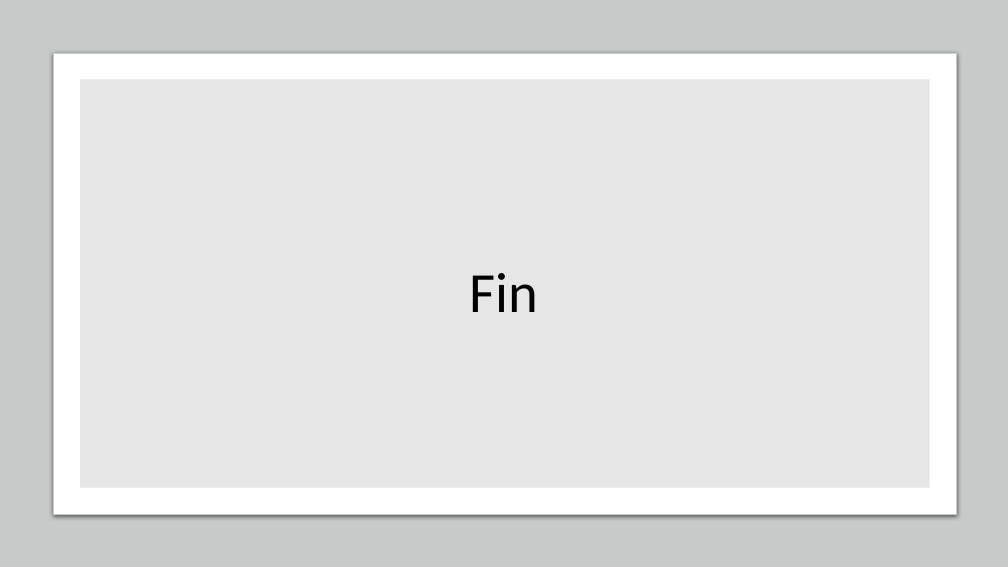
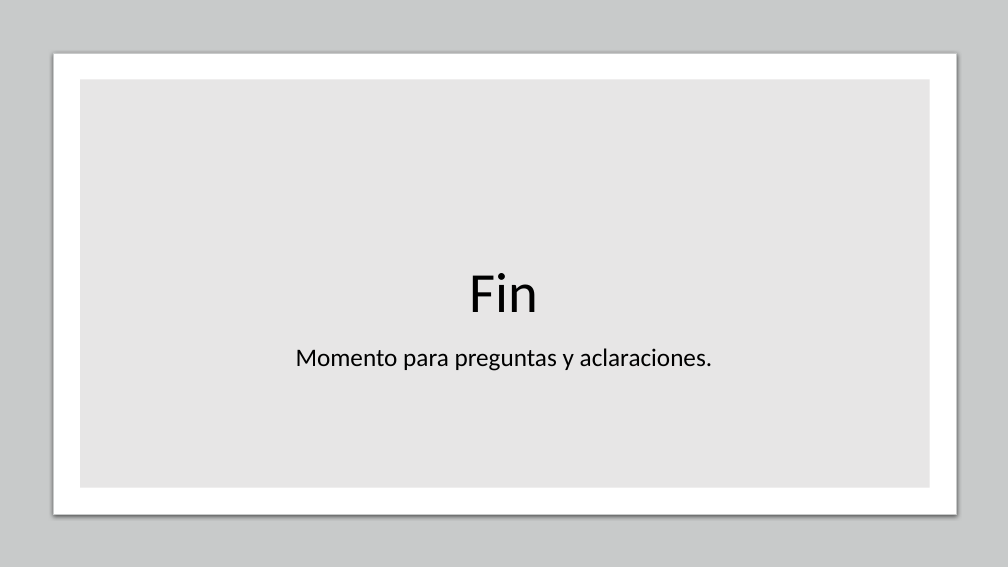
Before and after one commit to alfonsodiezramirez-upm/vagrant-ELK-edgeCluster, a slide deck: slide 28 of Presentación PFM.pptx (slide 26 before the commit). Drawn at 1008x567 pixels with LibreOffice and Linux fonts; fonts in the diff are those of the drawing. Boxes give left, top, right and bottom in pixels: in the first picture for what was removed or moved away, otherwise in the second. Text is boxed around its words. In the diff, an @@ line names an element or a change of style, - is before the commit and + after.

```diff
--- a/Presentación PFM.pptx
+++ b/Presentación PFM.pptx
@@ subtitle added at bbox=[296, 348, 713, 371], 24 pt, text #000000 @@
+Momento para preguntas y aclaraciones.
```
Also in this commit, not shown: 2 other slides changed, 2 slides added.
